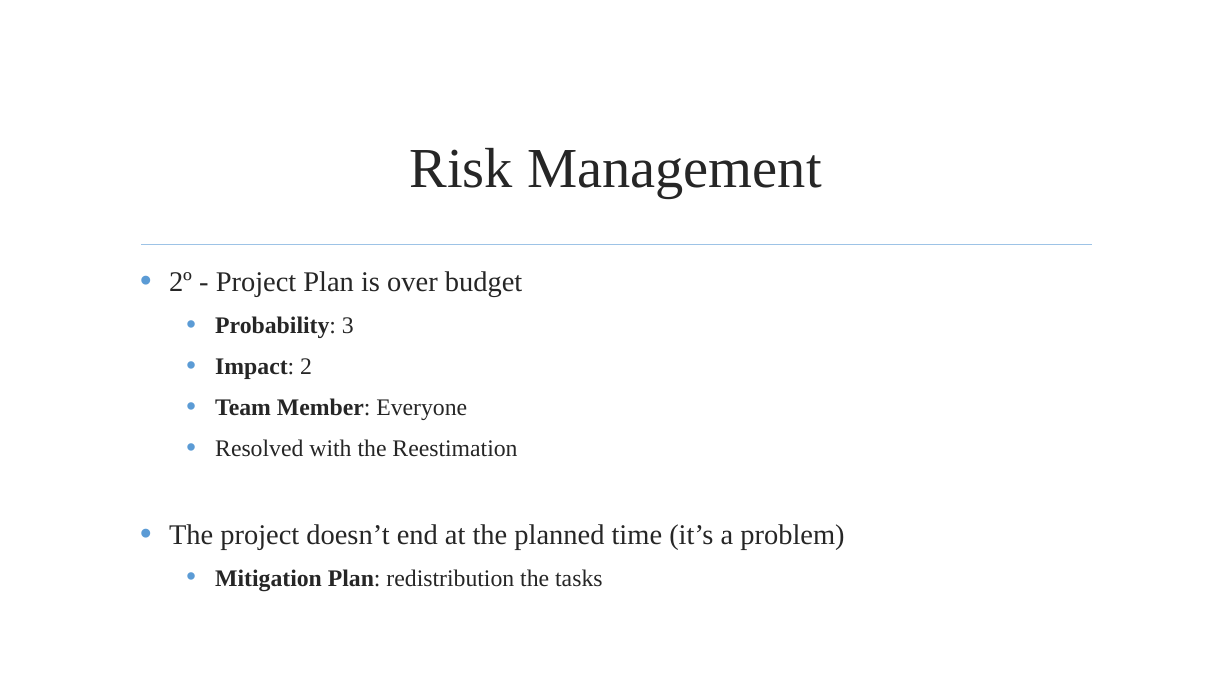
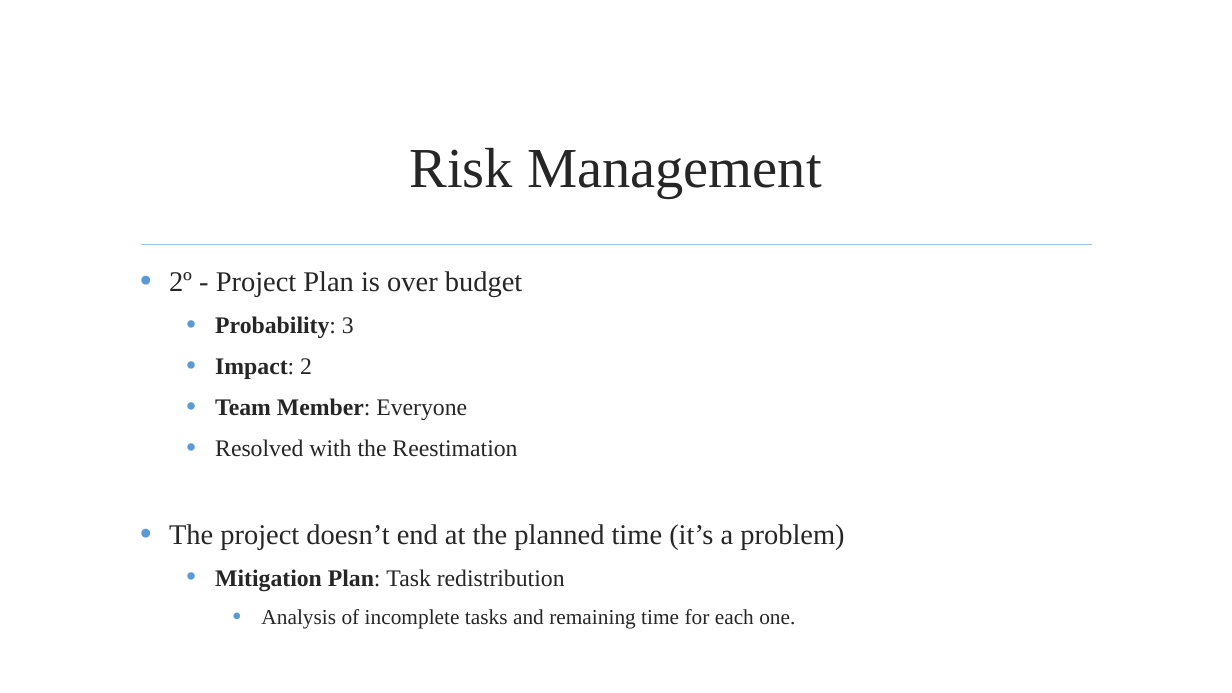
Before and after one commit to jmgirao/projetosoftware1213, a slide deck: slide 50 of Final Presentation/Presentation.pptx. Drawn at 1232x693 pixels with LibreOffice and Linux fonts; fonts in the diff are those of the drawing; background and template pictures are left out. Boxes give left, top, right and bottom in pixels: in the first picture for what was removed or moved away, otherwise in the second. Text is boxed around its words. In the diff, an @@ line names an element or a change of style, - is before the commit and + after.

```diff
--- a/Final Presentation/Presentation.pptx
+++ b/Final Presentation/Presentation.pptx
@@ text at (x1=215, y1=569, x2=795, y2=629): text changed; size 18.5 to 16.6 pt @@
-  • Mitigation Plan: redistribution the tasks
+  • Mitigation Plan: Task redistribution
+    • Analysis of incomplete tasks and remaining time for each one.
```
